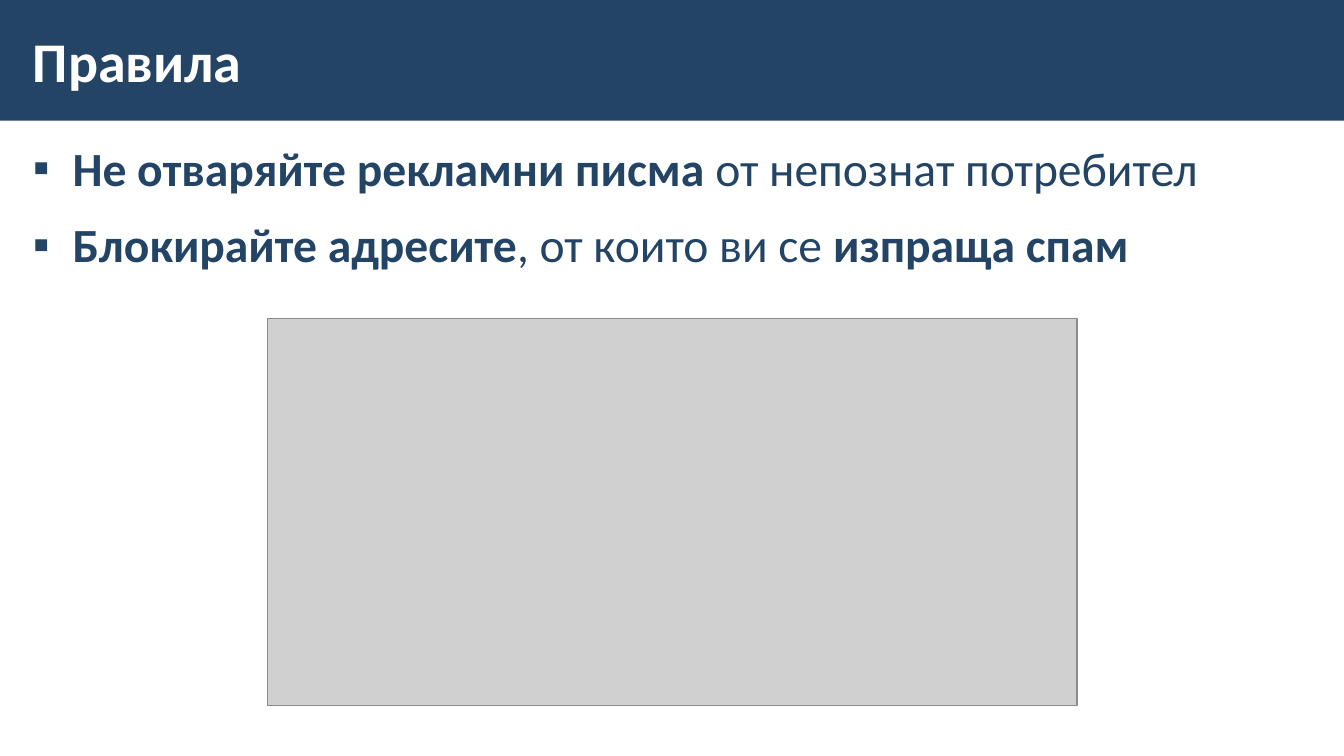
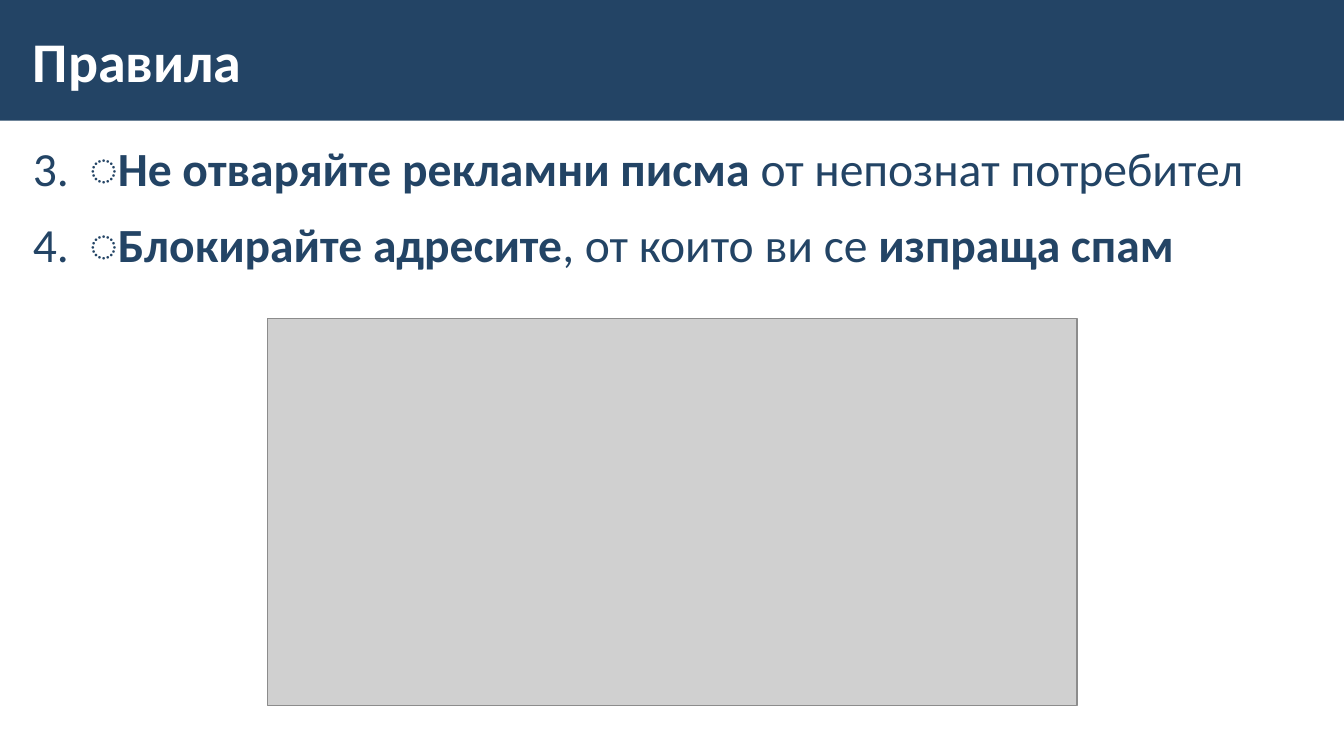
Before and after one commit to BG-IT-Edu/School-Programming, a slide deck: slide 16 of Courses/Computer-Modeling-and-IT/Computer-Modeling-and-IT-5-Class/07-Email/07-Email.pptx. Drawn at 1344x756 pixels with LibreOffice and Linux fonts; fonts in the diff are those of the drawing; grey boxes stand for pictures; background and template pictures are left out. Boxes give left, top, right and bottom in pixels: in the first picture for what was removed or moved away, otherwise in the second. Text is boxed around its words. In the diff, an @@ line names an element or a change of style, - is before the commit and + after.

```diff
--- a/Courses/Computer-Modeling-and-IT/Computer-Modeling-and-IT-5-Class/07-Email/07-Email.pptx
+++ b/Courses/Computer-Modeling-and-IT/Computer-Modeling-and-IT-5-Class/07-Email/07-Email.pptx
@@ text at bbox=[118, 153, 1244, 270]: text changed @@
-▪ Не отваряйте рекламни писма от непознат потребител
-▪ Блокирайте адресите, от които ви се изпраща спам
+3. ͏Не отваряйте рекламни писма от непознат потребител
+4. ͏Блокирайте адресите, от които ви се изпраща спам
```
Also in this commit, not shown: 5 other slides changed, 3 other files.
